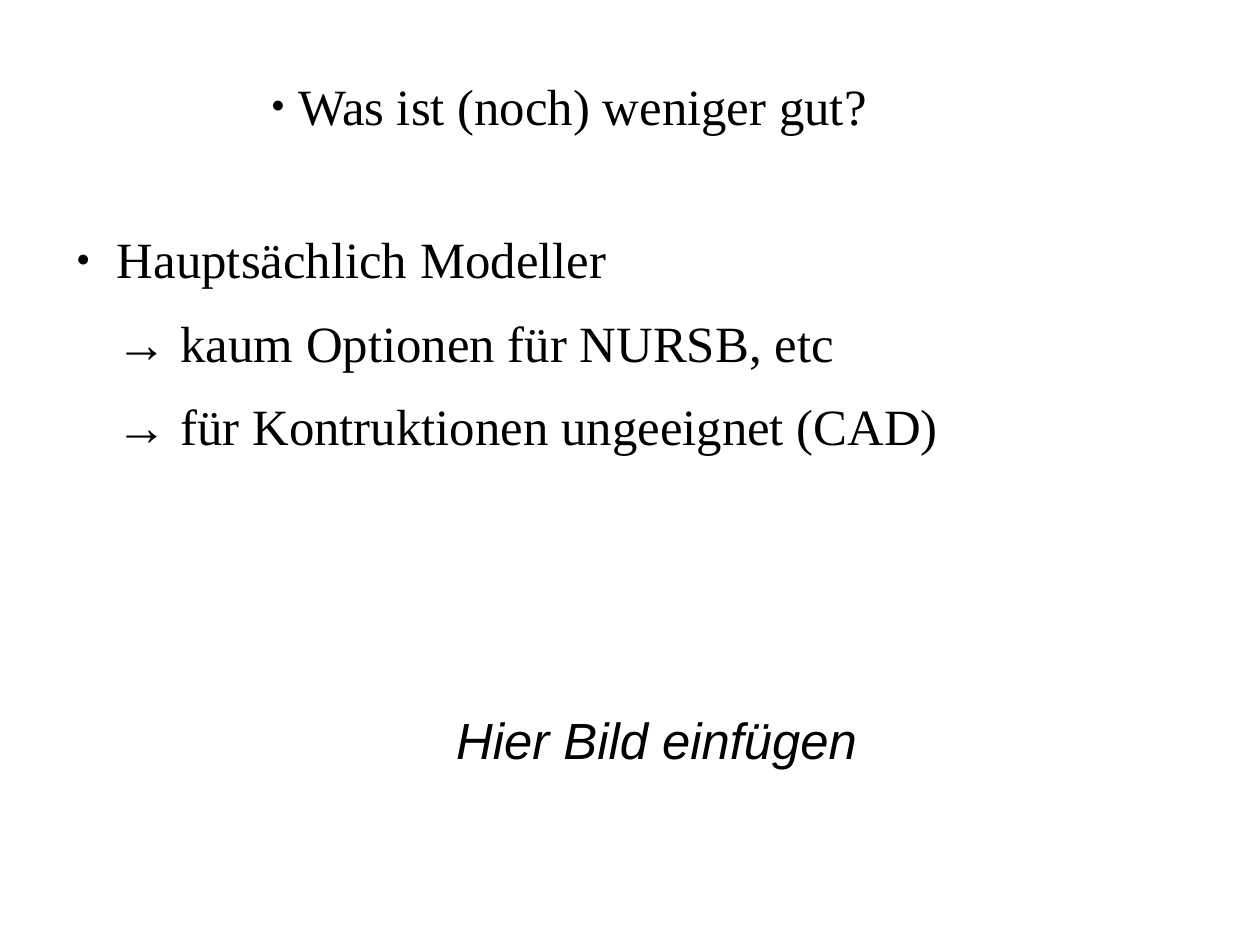
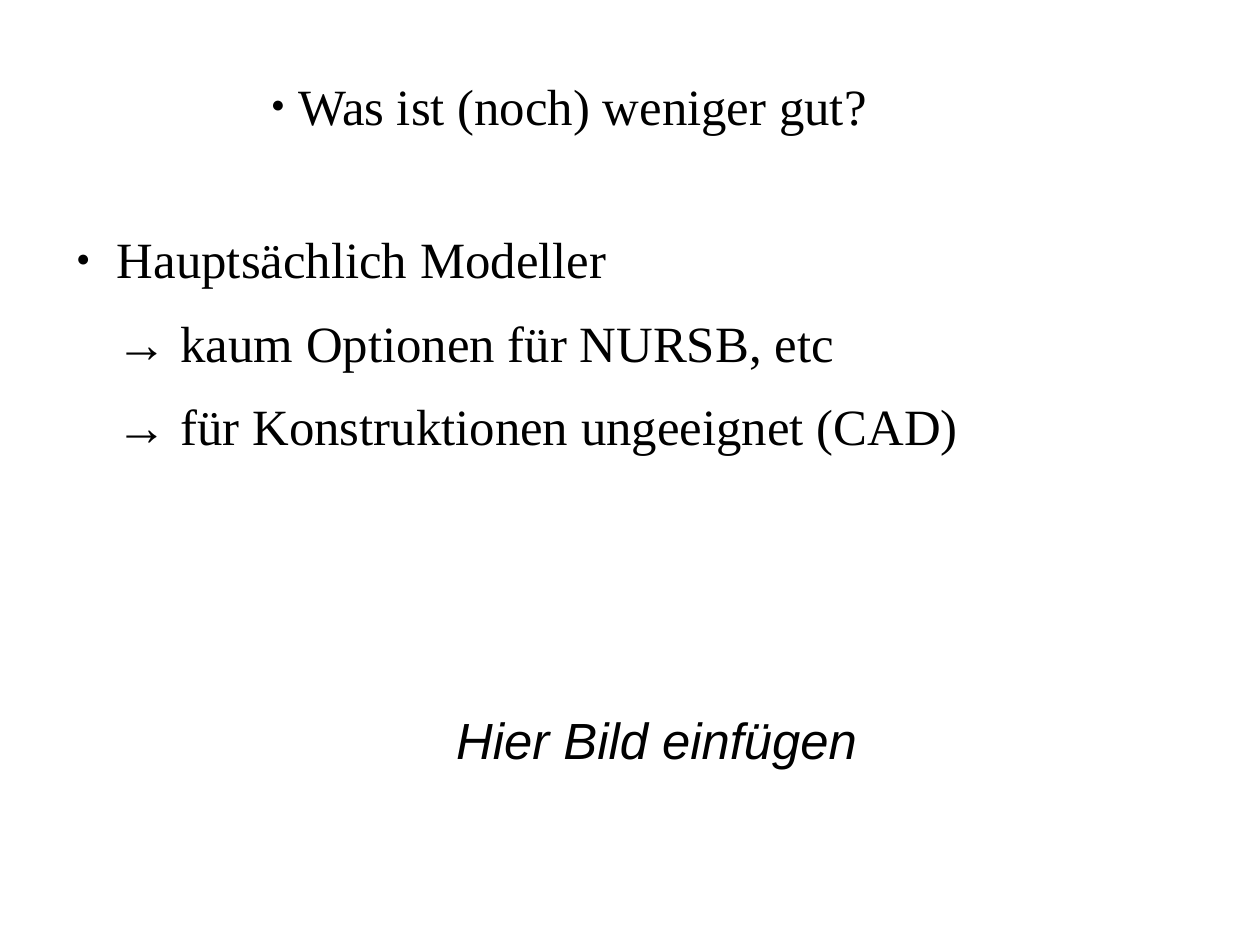
Before and after one commit to Blendertutorial/Praesentationen_LNdW_2017, a slide deck: slide 20 of Praes-Moeglichkeiten_in_Blender.odp. Drawn at 1260x945 pixels with LibreOffice and Linux fonts; fonts in the diff are those of the drawing; background and template pictures are left out. Boxes give left, top, right and bottom in pixels: in the first picture for what was removed or moved away, otherwise in the second. Text is boxed around its words. In the diff, an @@ line names an element or a change of style, - is before the commit and + after.

```diff
--- a/Praes-Moeglichkeiten_in_Blender.odp
+++ b/Praes-Moeglichkeiten_in_Blender.odp
@@ text at (180, 409, 958, 455): text changed @@
-→ für Kontruktionen ungeeignet (CAD)
+→ für Konstruktionen ungeeignet (CAD)
```
Also in this commit, not shown: 3 other slides changed.
